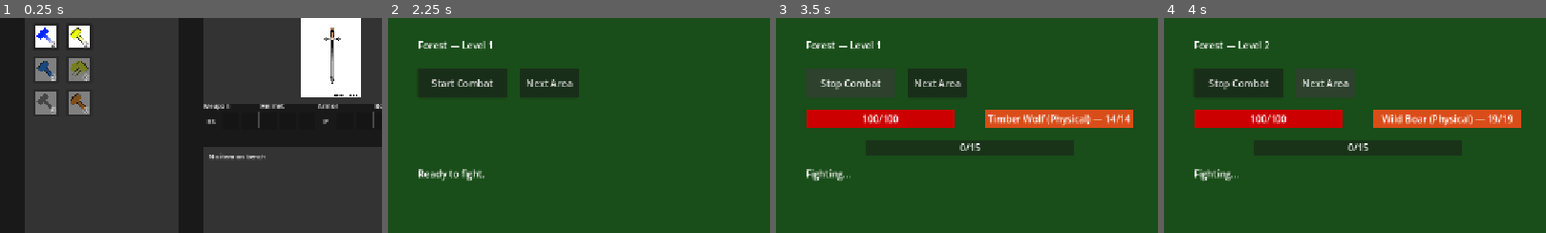
Above: before the commit, frames 1-4 (left to right).
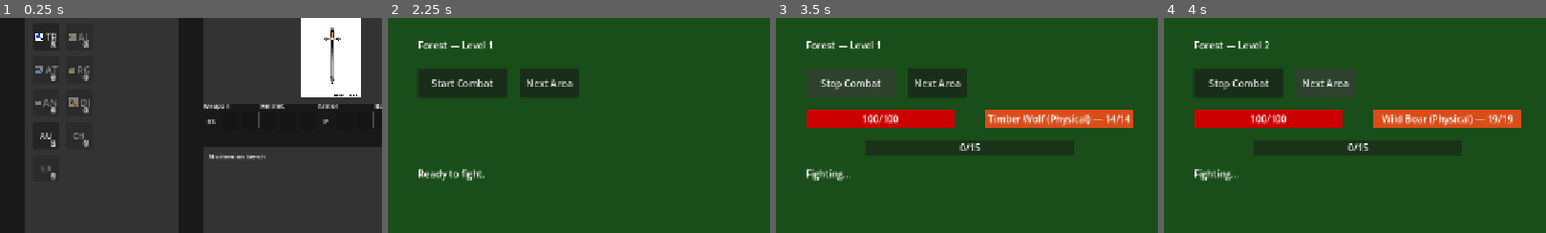
Above: after the commit, the same moments.

Repository: loginn/hammertime
Game: Godot game, scene res://scenes/main.tscn
Same seed, same stepped clock (60 frames per second), same inputs: the game is played once before the commit and once after it.
Inputs (mouse positions are % of the whole screen's width and height, from its top left):
- Up to frame 1 (0.25 s): no input
- Up to frame 2 (2.25 s): click "2" (after the commit: "TR") at 0.5 s; click (6, 36) at 1.25 s, where only the run after the commit has a clickable "AU"; click "Adventure" at 2 s
- Up to frame 3 (3.5 s): click "Start Combat" at 2.75 s
- Up to frame 4 (4 s): click "Next Area" at 3.5 s
The pictures show only the part of the screen within x 0-50%, y 9-59%; the shares and areas given below are measured in that part.

The runs differ from the first frame. In frame 1, 3.3% of the frame differs, in the area x 9-24%, y 3-76%; in frame 2, nothing differs; in frame 3, less than 0.1%; in frame 4, less than 0.1%.

Commit message:
feat(forge): pull phase 2 UI forward + add F1/F2 debug shortcuts + 2-letter placeholders

Diff:
--- a/autoloads/game_state.gd
+++ b/autoloads/game_state.gd
@@ -97,10 +97,13 @@
 	currency_counts = {
 		"transmute": 2,
 		"augment": 2,
+		"alchemy": 0,
 		"alteration": 0,
 		"regal": 0,
 		"chaos": 0,
-		"exalt": 0
+		"exalt": 0,
+		"divine": 0,
+		"annulment": 0,
 	}
 
 	# Initialize stash and bench (Phase 55: single universal bench + 3-slot stash)
@@ -144,10 +147,13 @@
 	currency_counts = {
 		"transmute": 2,
 		"augment": 2,
+		"alchemy": 0,
 		"alteration": 0,
 		"regal": 0,
 		"chaos": 0,
 		"exalt": 0,
+		"divine": 0,
+		"annulment": 0,
 	}
 
 	# 5. Tag currencies -- wiped (they are run currency per user decision)
--- a/scenes/forge_view.gd
+++ b/scenes/forge_view.gd
@@ -11,6 +11,9 @@
 @onready var grand_btn: Button = $HammerSidebar/GrandHammerBtn
 @onready var annulment_btn: Button = $HammerSidebar/AnnulmentHammerBtn
 @onready var divine_btn: Button = $HammerSidebar/DivineHammerBtn
+@onready var augment_btn: Button = $HammerSidebar/AugmentHammerBtn
+@onready var chaos_btn: Button = $HammerSidebar/ChaosHammerBtn
+@onready var exalt_btn: Button = $HammerSidebar/ExaltHammerBtn
 
 # Tag hammer button references
 @onready var fire_hammer_btn: Button = $HammerSidebar/TagHammerSection/FireHammerBtn
@@ -33,21 +36,17 @@
 @onready var forge_error_toast: PanelContainer = $ForgeErrorToast
 @onready var forge_error_label: Label = $ForgeErrorToast/Label
 
-# Currency instances
-# Bridge state: UI-bound keys "augment"/"chaos"/"exalt" temporarily point at renamed classes
-# until Plan 02 introduces real Augment/Chaos/Exalt hammers. This preserves the existing
-# player-visible behavior (the buttons have always run what is now called Alchemy/Annulment/Divine)
-# while removing references to the deleted Forge/Claw/Tuning class names.
+# Currency instances — each UI button key maps to its matching hammer class
 var currencies: Dictionary = {
 	"transmute": RunicHammer.new(),
 	"augment": AugmentHammer.new(),
-	"alchemy": AlchemyHammer.new(),        # NEW key, same class, no UI button yet (D-10)
+	"alchemy": AlchemyHammer.new(),
 	"alteration": TackHammer.new(),
 	"regal": GrandHammer.new(),
 	"chaos": ChaosHammer.new(),
 	"exalt": ExaltHammer.new(),
-	"divine": DivineHammer.new(),          # NEW key
-	"annulment": AnnulmentHammer.new(),    # NEW key
+	"divine": DivineHammer.new(),
+	"annulment": AnnulmentHammer.new(),
 	"fire": TagHammer.new(Tag.FIRE, "Fire Hammer"),
 	"cold": TagHammer.new(Tag.COLD, "Cold Hammer"),
 	"lightning": TagHammer.new(Tag.LIGHTNING, "Lightning Hammer"),
@@ -78,11 +77,14 @@
 # Hammer tooltip descriptions (shown on hover)
 var hammer_descriptions: Dictionary = {
 	"transmute": "Turns a normal item into a magic item\nwith 1-2 random mods.\nRequires: Normal rarity",
-	"augment": "Turns a normal item into a rare item\nwith 4-6 random mods.\nRequires: Normal rarity",
+	"augment": "Adds 1 random mod to a Magic item\nthat has room for another mod.\nRequires: Magic rarity with < max mods",
+	"alchemy": "Converts a Normal item to Rare\nwith 4-6 random mods.\nRequires: Normal rarity",
 	"alteration": "Rerolls all mods on a magic item.\nRequires: Magic rarity",
 	"regal": "Upgrades a magic item to rare\nby adding one mod.\nRequires: Magic rarity",
-	"chaos": "Removes one random mod from an item.\nRequires: At least one mod",
-	"exalt": "Rerolls all mod values within their\ntier ranges.\nRequires: At least one mod",
+	"chaos": "Rerolls all mods on a Rare item\nwith 4-6 new random mods.\nRequires: Rare rarity",
+	"exalt": "Adds 1 random mod to a Rare item\nthat has room for another mod.\nRequires: Rare rarity with < max mods",
+	"divine": "Rerolls mod values within their\ntier ranges.\nRequires: At least one mod",
+	"annulment": "Removes 1 random mod from a\nMagic or Rare item.\nRequires: Magic or Rare rarity with at least one mod",
 	"fire": "Turns a normal item into a rare item\nwith 4-6 random mods,\nguaranteeing at least one fire mod.\nRequires: Normal rarity, fire mods available",
 	"cold": "Turns a normal item into a rare item\nwith 4-6 random mods,\nguaranteeing at least one cold mod.\nRequires: Normal rarity, cold mods available",
 	"lightning": "Turns a normal item into a rare item\nwith 4-6 random mods,\nguaranteeing at least one lightning mod.\nRequires: Normal rarity, lightning mods available",
@@ -90,26 +92,48 @@
 	"physical": "Turns a normal item into a rare item\nwith 4-6 random mods,\nguaranteeing at least one physical mod.\nRequires: Normal rarity, physical mods available",
 }
 
-# Hammer icon textures
+# Hammer icon textures (existing 6 — new hammers use 2-letter code placeholders)
 var hammer_icons: Dictionary = {
 	"transmute": preload("res://assets/runic_hammer.png"),
-	"augment": preload("res://assets/forge_hammer.png"),
+	"alchemy": preload("res://assets/forge_hammer.png"),
 	"alteration": preload("res://assets/tack_hammer.png"),
 	"regal": preload("res://assets/grand_hammer.png"),
-	"chaos": preload("res://assets/claw_hammer.png"),
-	"exalt": preload("res://assets/tuning_hammer.png")
+	"annulment": preload("res://assets/claw_hammer.png"),
+	"divine": preload("res://assets/tuning_hammer.png")
 }
 
+# 2-letter placeholder codes shown on every hammer button
+# (text label overlay; used as primary display when no icon exists)
+var hammer_codes: Dictionary = {
+	"transmute": "TR",
+	"augment": "AU",
+	"alchemy": "AL",
+	"alteration": "AT",
+	"regal": "RG",
+	"chaos": "CH",
+	"exalt": "EX",
+	"divine": "DI",
+	"annulment": "AN",
+	"fire": "FI",
+	"cold": "CO",
+	"lightning": "LG",
+	"defense": "DF",
+	"physical": "PH",
+}
+
 
 func _ready() -> void:
-	# Initialize currency button mapping
+	# Initialize currency button mapping — every key routes to its matching-labeled button
 	currency_buttons = {
 		"transmute": runic_btn,
-		"augment": alchemy_btn,
+		"augment": augment_btn,
+		"alchemy": alchemy_btn,
 		"alteration": tack_btn,
 		"regal": grand_btn,
-		"chaos": annulment_btn,
-		"exalt": divine_btn
+		"chaos": chaos_btn,
+		"exalt": exalt_btn,
+		"divine": divine_btn,
+		"annulment": annulment_btn,
 	}
 	currency_buttons["fire"] = fire_hammer_btn
 	currency_buttons["cold"] = cold_hammer_btn
@@ -119,11 +143,14 @@
 
 	# Connect currency button signals
 	runic_btn.pressed.connect(_on_currency_selected.bind("transmute"))
-	alchemy_btn.pressed.connect(_on_currency_selected.bind("augment"))
+	augment_btn.pressed.connect(_on_currency_selected.bind("augment"))
+	alchemy_btn.pressed.connect(_on_currency_selected.bind("alchemy"))
 	tack_btn.pressed.connect(_on_currency_selected.bind("alteration"))
 	grand_btn.pressed.connect(_on_currency_selected.bind("regal"))
-	annulment_btn.pressed.connect(_on_currency_selected.bind("chaos"))
-	divine_btn.pressed.connect(_on_currency_selected.bind("exalt"))
+	chaos_btn.pressed.connect(_on_currency_selected.bind("chaos"))
+	exalt_btn.pressed.connect(_on_currency_selected.bind("exalt"))
+	divine_btn.pressed.connect(_on_currency_selected.bind("divine"))
+	annulment_btn.pressed.connect(_on_currency_selected.bind("annulment"))
 
 	# Connect tag hammer button signals
 	fire_hammer_btn.pressed.connect(_on_currency_selected.bind("fire"))
@@ -131,6 +158,11 @@
 	lightning_hammer_btn.pressed.connect(_on_currency_selected.bind("lightning"))
 	defense_hammer_btn.pressed.connect(_on_currency_selected.bind("defense"))
 	physical_hammer_btn.pressed.connect(_on_currency_selected.bind("physical"))
+
+	# Set 2-letter placeholder code on every hammer button (visible as text overlay)
+	for currency_type in currency_buttons:
+		var btn: Button = currency_buttons[currency_type]
+		btn.text = hammer_codes[currency_type]
 
 	# Gate tag section on prestige and connect signals
 	_update_tag_section_visibility()
@@ -296,6 +328,27 @@
 	tag_hammer_section.visible = (GameState.prestige_level >= 1)
 
 
+# --- Debug shortcuts ---
+# F1: grant 1000 of every base hammer (standard currencies)
+# F2: grant 1000 of every tag hammer
+func _unhandled_input(event: InputEvent) -> void:
+	if event is not InputEventKey or not event.pressed or event.echo:
+		return
+	match event.keycode:
+		KEY_F1:
+			for currency_type in ["transmute", "augment", "alchemy", "alteration", "regal", "chaos", "exalt", "divine", "annulment"]:
+				GameState.currency_counts[currency_type] = 1000
+			update_currency_button_states()
+			print("DEBUG: +1000 of every base hammer")
+			get_viewport().set_input_as_handled()
+		KEY_F2:
+			for tag_type in ["fire", "cold", "lightning", "defense", "physical"]:
+				GameState.tag_currency_counts[tag_type] = 1000
+			update_currency_button_states()
+			print("DEBUG: +1000 of every tag hammer")
+			get_viewport().set_input_as_handled()
+
+
 func _on_tag_currency_dropped(_drops: Dictionary) -> void:
 	update_currency_button_states()
 
@@ -317,7 +370,7 @@
 
 func update_currency_button_states() -> void:
 	# Update standard currency buttons based on counts from GameState
-	var standard_types: Array = ["transmute", "augment", "alteration", "regal", "chaos", "exalt"]
+	var standard_types: Array = ["transmute", "augment", "alchemy", "alteration", "regal", "chaos", "exalt", "divine", "annulment"]
 	for currency_type in standard_types:
 		var count: int = GameState.currency_counts.get(currency_type, 0)
 		var button: Button = currency_buttons[currency_type]
@@ -345,7 +398,7 @@
 		var count: int = GameState.tag_currency_counts.get(tag_type, 0)
 		var button: Button = currency_buttons[tag_type]
 		button.disabled = (count <= 0)
-		button.text = currencies[tag_type].currency_name.replace(" Hammer", "") + " (" + str(count) + ")"
+		button.text = hammer_codes[tag_type] + " (" + str(count) + ")"
 		button.tooltip_text = currencies[tag_type].currency_name + " (" + str(count) + ")\n" + hammer_descriptions[tag_type]
 
 	# Deselect if selected tag currency is now 0
--- a/scenes/forge_view.tscn
+++ b/scenes/forge_view.tscn
@@ -181,12 +181,84 @@
 text = "0"
 mouse_filter = 2
 
-[node name="TagHammerSection" type="Control" parent="HammerSidebar"]
+[node name="AugmentHammerBtn" type="Button" parent="HammerSidebar"]
 layout_mode = 0
 offset_left = 15.0
 offset_top = 180.0
+offset_right = 60.0
+offset_bottom = 225.0
+toggle_mode = true
+text = "AU"
+theme_override_font_sizes/font_size = 14
+
+[node name="CountLabel" type="Label" parent="HammerSidebar/AugmentHammerBtn"]
+layout_mode = 0
+offset_left = 0.0
+offset_top = 27.0
+offset_right = 38.0
+offset_bottom = 43.0
+theme_override_font_sizes/font_size = 11
+theme_override_colors/font_color = Color(0, 0, 0, 1)
+theme_override_colors/font_outline_color = Color(1, 1, 1, 1)
+theme_override_constants/outline_size = 5
+horizontal_alignment = 2
+text = "0"
+mouse_filter = 2
+
+[node name="ChaosHammerBtn" type="Button" parent="HammerSidebar"]
+layout_mode = 0
+offset_left = 70.0
+offset_top = 180.0
+offset_right = 115.0
+offset_bottom = 225.0
+toggle_mode = true
+text = "CH"
+theme_override_font_sizes/font_size = 14
+
+[node name="CountLabel" type="Label" parent="HammerSidebar/ChaosHammerBtn"]
+layout_mode = 0
+offset_left = 0.0
+offset_top = 27.0
+offset_right = 38.0
+offset_bottom = 43.0
+theme_override_font_sizes/font_size = 11
+theme_override_colors/font_color = Color(0, 0, 0, 1)
+theme_override_colors/font_outline_color = Color(1, 1, 1, 1)
+theme_override_constants/outline_size = 5
+horizontal_alignment = 2
+text = "0"
+mouse_filter = 2
+
+[node name="ExaltHammerBtn" type="Button" parent="HammerSidebar"]
+layout_mode = 0
+offset_left = 15.0
+offset_top = 235.0
+offset_right = 60.0
+offset_bottom = 280.0
+toggle_mode = true
+text = "EX"
+theme_override_font_sizes/font_size = 14
+
+[node name="CountLabel" type="Label" parent="HammerSidebar/ExaltHammerBtn"]
+layout_mode = 0
+offset_left = 0.0
+offset_top = 27.0
+offset_right = 38.0
+offset_bottom = 43.0
+theme_override_font_sizes/font_size = 11
+theme_override_colors/font_color = Color(0, 0, 0, 1)
+theme_override_colors/font_outline_color = Color(1, 1, 1, 1)
+theme_override_constants/outline_size = 5
+horizontal_alignment = 2
+text = "0"
+mouse_filter = 2
+
+[node name="TagHammerSection" type="Control" parent="HammerSidebar"]
+layout_mode = 0
+offset_left = 15.0
+offset_top = 290.0
 offset_right = 205.0
-offset_bottom = 600.0
+offset_bottom = 710.0
 visible = false
 
 [node name="TagHammerSeparator" type="ColorRect" parent="HammerSidebar/TagHammerSection"]
